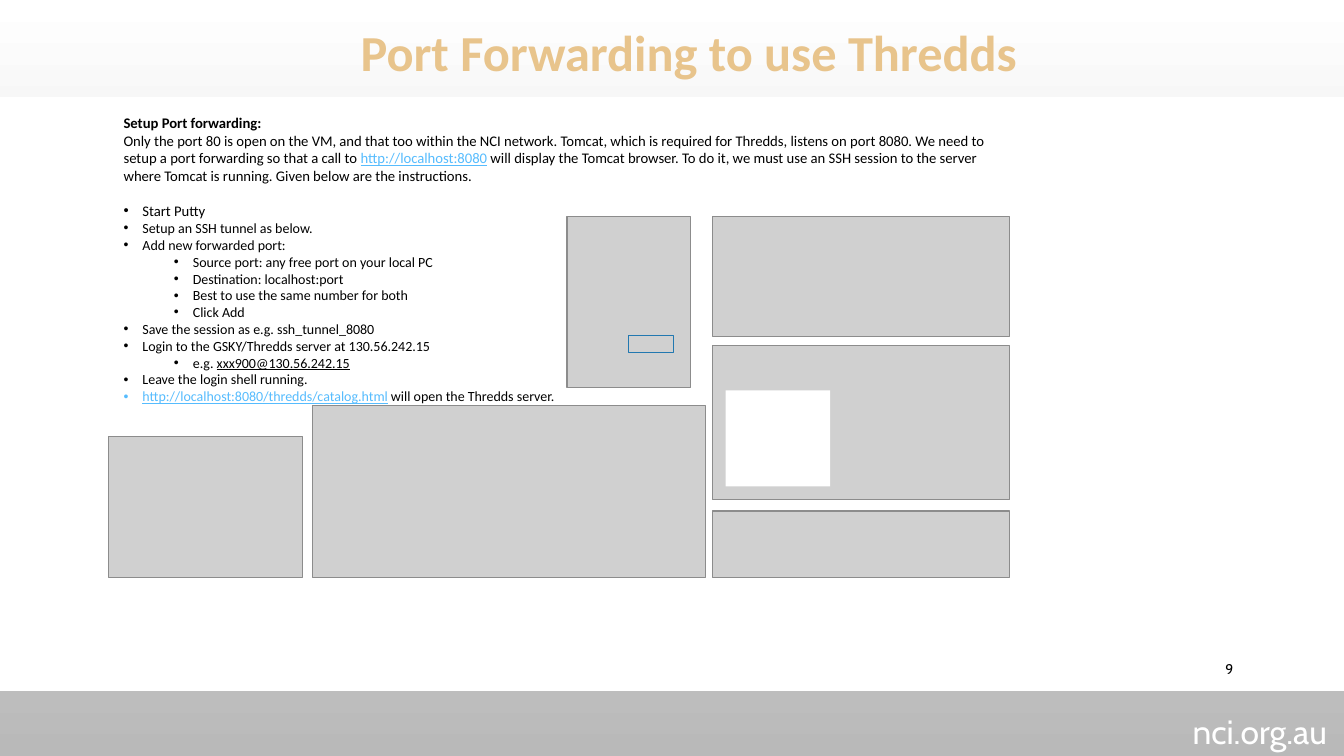
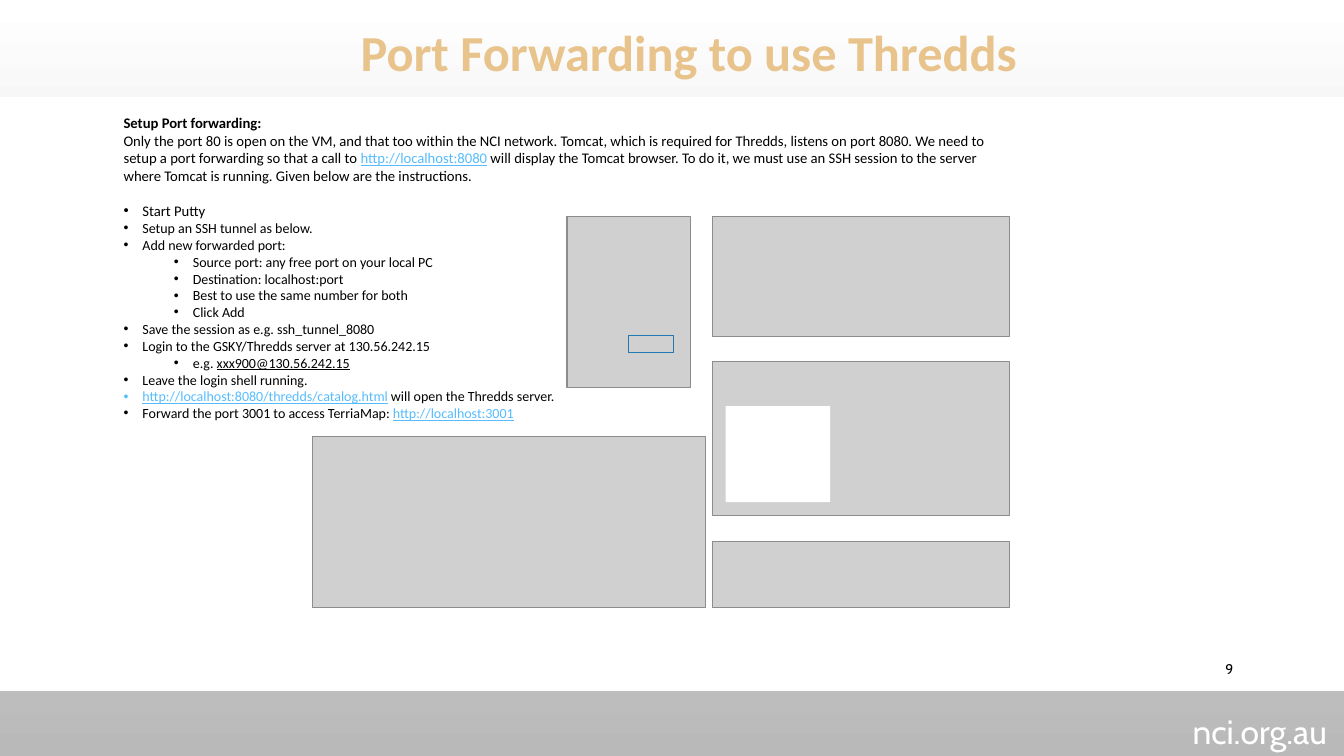
Before and after one commit to nci/gsky, a slide deck: slide 9 of Documents/ows/GSKY-Thredds_Integration.pptx. Drawn at 1344x756 pixels with LibreOffice and Linux fonts; fonts in the diff are those of the drawing; grey boxes stand for pictures; background and template pictures are left out. Boxes give left, top, right and bottom in pixels: in the first picture for what was removed or moved away, otherwise in the second. Text is boxed around its words. In the diff, an @@ line names an element or a change of style, - is before the commit and + after.

```diff
--- a/Documents/ows/GSKY-Thredds_Integration.pptx
+++ b/Documents/ows/GSKY-Thredds_Integration.pptx
@@ picture: place and size @@
-picture at box(712, 346, 1009, 500)
+picture at box(712, 361, 1009, 515)
@@ text at box(142, 408, 514, 421): paragraph added @@
+• Forward the port 3001 to access TerriaMap: http://localhost:3001
@@ rectangle: place and size @@
-rectangle at box(726, 390, 831, 486)
+rectangle at box(726, 406, 831, 502)
@@ picture removed at box(109, 437, 303, 578) @@
@@ picture: place and size @@
-picture at box(313, 406, 706, 578)
+picture at box(313, 437, 706, 608)
@@ picture: place and size @@
-picture at box(712, 511, 1009, 578)
+picture at box(712, 541, 1009, 608)
```
Also in this commit, not shown: 3 other slides changed, 1 slide added, 1 slide removed.
